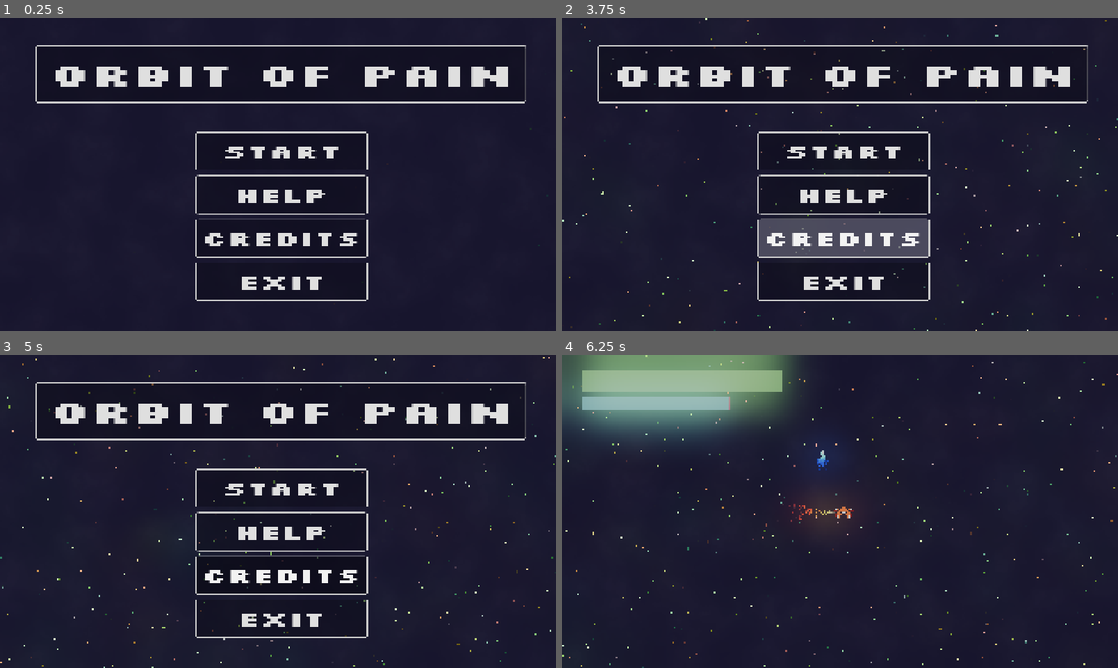
Above: before the commit, frames 1-4 (two rows, left to right).
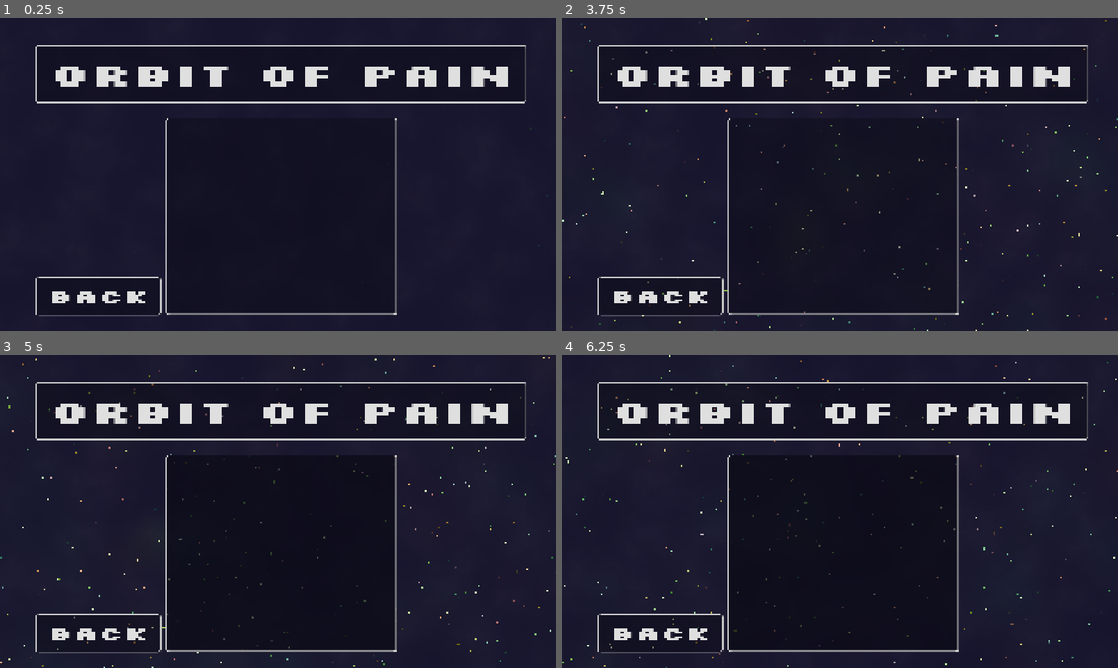
Above: after the commit, the same moments.

Repository: Lunix-420/OrbitOfPain
Game: Godot game, scene res://scenes/World.tscn
The game is run twice, just before and just after one commit, with the same random seed, the same clock (stepped at 60 frames per second) and the same inputs. Sound files missing from this copy of the repository are replaced by a short silence.
Inputs (mouse positions are in pixels of both pictures, inside the frame that each line leads up to):
- Up to frame 1 (0.25 s): no input
- Up to frame 2 (3.75 s): click "ORBIT OF PAIN" at 0.5 s; click (662, 296) at 1.25 s, where only the run after the commit has a clickable "BACK"; click "HELP" at 2 s; click "BACK" at 2.75 s; click "CREDITS" at 3.5 s
- Up to frame 3 (5 s): click (283, 552) at 4.27 s
- Up to frame 4 (6.25 s): click (845, 486) at 5 s, where only the run before the commit has a clickable "START"; hold D (move_right) from 5.78 s (still down); tap Space (action_shoot) at 5.85 s

The runs differ from the first frame. In frame 1, 4.3% of the frame differs, in the area x 6-72%, y 32-96%; in frame 2, 7.3%; in frame 3, 4.4%; in frame 4, 18%, in the area x 0-100%, y 0-100%.

Commit message:
feat: Implement credits menu

Diff:
--- a/scenes/Menu.tscn
+++ b/scenes/Menu.tscn
@@ -1,10 +1,11 @@
-[gd_scene load_steps=7 format=3 uid="uid://2q1cx7u0opul"]
+[gd_scene load_steps=8 format=3 uid="uid://2q1cx7u0opul"]
 
 [ext_resource type="Script" uid="uid://bslhr1fgsxswa" path="res://scripts/menu.gd" id="1_jmdev"]
 [ext_resource type="FontFile" uid="uid://dyej5eb8ymwwc" path="res://fonts/Silkscreen.ttf" id="1_o0tnf"]
 [ext_resource type="StyleBox" uid="uid://dfbtt2bkedy5v" path="res://buttons/Default.tres" id="2_jmdev"]
 [ext_resource type="Texture2D" uid="uid://dw0rxjtsnhb35" path="res://images/Goal.png" id="3_b6cxs"]
 [ext_resource type="Texture2D" uid="uid://bnd1x6mph8eai" path="res://images/Control.png" id="4_aaywf"]
+[ext_resource type="Texture2D" uid="uid://b4snlk72n0bsb" path="res://images/Credits.png" id="6_b6cxs"]
 
 [sub_resource type="StyleBoxFlat" id="StyleBoxFlat_d1c63"]
 bg_color = Color(0.792317, 0.789104, 0.893934, 0.568627)
@@ -24,6 +25,7 @@
 script = ExtResource("1_jmdev")
 
 [node name="MainMenu" type="Node2D" parent="."]
+visible = false
 
 [node name="Logo" type="Button" parent="MainMenu"]
 offset_left = -1700.0
@@ -224,7 +226,78 @@
 scale = Vector2(0.8, 0.8)
 texture = ExtResource("4_aaywf")
 
+[node name="CreditsMenu" type="Node2D" parent="."]
+
+[node name="Logo" type="Button" parent="CreditsMenu"]
+offset_left = -1700.0
+offset_top = -900.0
+offset_right = 1700.0
+offset_bottom = -300.0
+scale = Vector2(0.998365, 0.663756)
+theme_override_fonts/font = ExtResource("1_o0tnf")
+theme_override_font_sizes/font_size = 330
+theme_override_styles/focus = ExtResource("2_jmdev")
+theme_override_styles/disabled_mirrored = ExtResource("2_jmdev")
+theme_override_styles/disabled = ExtResource("2_jmdev")
+theme_override_styles/hover_pressed_mirrored = ExtResource("2_jmdev")
+theme_override_styles/hover_pressed = ExtResource("2_jmdev")
+theme_override_styles/hover_mirrored = ExtResource("2_jmdev")
+theme_override_styles/hover = ExtResource("2_jmdev")
+theme_override_styles/pressed_mirrored = ExtResource("2_jmdev")
+theme_override_styles/pressed = ExtResource("2_jmdev")
+theme_override_styles/normal_mirrored = ExtResource("2_jmdev")
+theme_override_styles/normal = ExtResource("2_jmdev")
+text = "ORBIT OF PAIN"
+
+[node name="ExitCreditsButton" type="Button" parent="CreditsMenu"]
+offset_left = -1700.0
+offset_top = 700.0
+offset_right = -831.0
+offset_bottom = 1100.0
+scale = Vector2(0.998365, 0.663756)
+theme_override_fonts/font = ExtResource("1_o0tnf")
+theme_override_font_sizes/font_size = 200
+theme_override_styles/focus = ExtResource("2_jmdev")
+theme_override_styles/disabled_mirrored = ExtResource("2_jmdev")
+theme_override_styles/disabled = ExtResource("2_jmdev")
+theme_override_styles/hover_pressed_mirrored = ExtResource("2_jmdev")
+theme_override_styles/hover_pressed = ExtResource("2_jmdev")
+theme_override_styles/hover_mirrored = ExtResource("2_jmdev")
+theme_override_styles/hover = SubResource("StyleBoxFlat_d1c63")
+theme_override_styles/pressed_mirrored = ExtResource("2_jmdev")
+theme_override_styles/pressed = ExtResource("2_jmdev")
+theme_override_styles/normal_mirrored = ExtResource("2_jmdev")
+theme_override_styles/normal = ExtResource("2_jmdev")
+text = "BACK"
+
+[node name="Panel" type="Button" parent="CreditsMenu"]
+offset_left = -800.0
+offset_top = -400.0
+offset_right = 800.0
+offset_bottom = 1650.0
+scale = Vector2(0.998365, 0.663756)
+theme_override_fonts/font = ExtResource("1_o0tnf")
+theme_override_font_sizes/font_size = 330
+theme_override_styles/focus = ExtResource("2_jmdev")
+theme_override_styles/disabled_mirrored = ExtResource("2_jmdev")
+theme_override_styles/disabled = ExtResource("2_jmdev")
+theme_override_styles/hover_pressed_mirrored = ExtResource("2_jmdev")
+theme_override_styles/hover_pressed = ExtResource("2_jmdev")
+theme_override_styles/hover_mirrored = ExtResource("2_jmdev")
+theme_override_styles/hover = ExtResource("2_jmdev")
+theme_override_styles/pressed_mirrored = ExtResource("2_jmdev")
+theme_override_styles/pressed = ExtResource("2_jmdev")
+theme_override_styles/normal_mirrored = ExtResource("2_jmdev")
+theme_override_styles/normal = ExtResource("2_jmdev")
+
+[node name="Credits" type="Sprite2D" parent="CreditsMenu"]
+position = Vector2(6, 279)
+scale = Vector2(0.529024, 0.529024)
+texture = ExtResource("6_b6cxs")
+
 [connection signal="pressed" from="MainMenu/StartButton" to="." method="_on_start_button_pressed"]
 [connection signal="pressed" from="MainMenu/ControlsButton" to="." method="_on_controls_button_pressed"]
+[connection signal="pressed" from="MainMenu/CreditsButton" to="." method="_on_credits_button_pressed"]
 [connection signal="pressed" from="MainMenu/ExitButton" to="." method="_on_exit_button_pressed"]
 [connection signal="pressed" from="HelpMenu/ExitHelpButton" to="." method="_on_exit_help_button_pressed"]
+[connection signal="pressed" from="CreditsMenu/ExitCreditsButton" to="." method="_on_exit_credits_button_pressed"]
--- a/scripts/menu.gd
+++ b/scripts/menu.gd
@@ -2,6 +2,7 @@
 
 @onready var main_menu: Node2D = get_node("MainMenu")
 @onready var help_menu: Node2D = get_node("HelpMenu")
+@onready var credits_menu:  Node2D = get_node("CreditsMenu")
 @onready var player: CharacterBody2D = get_parent().get_node("Player")
 
 func _on_start_button_pressed() -> void:
@@ -15,7 +16,21 @@
 func _on_controls_button_pressed() -> void:
 	main_menu.visible = false
 	help_menu.visible = true
+	credits_menu.visible = false
 
 func _on_exit_help_button_pressed() -> void:
 	main_menu.visible = true
 	help_menu.visible = false
+	credits_menu.visible = false
+
+
+func _on_exit_credits_button_pressed() -> void:
+	main_menu.visible = true
+	help_menu.visible = false
+	credits_menu.visible = false
+
+
+func _on_credits_button_pressed() -> void:
+	main_menu.visible = false
+	help_menu.visible = false
+	credits_menu.visible = true
